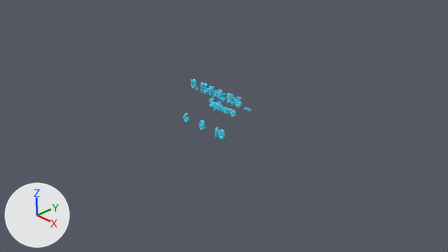
Before and after pictures for a commit that changed the Blender file raw/console_output.blend.
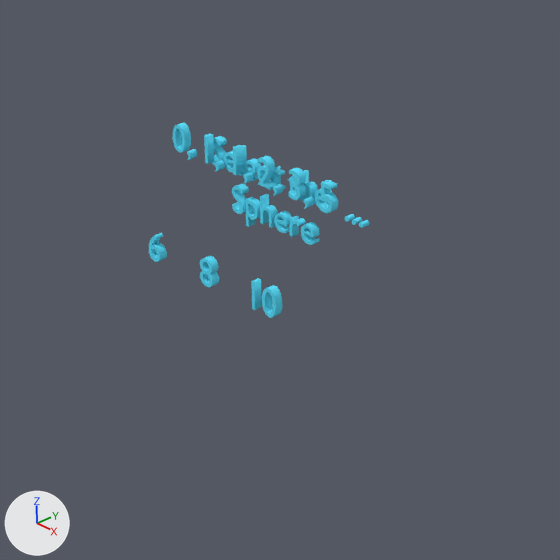
Old and new are each drawn from the file's camera 'Camera' and again close up on the part from 31% to 69% of the width and 16% to 85% of the height. Lighting does not change. The marker at lower left points along +X, +Y and +Z. The same objects are shown in both versions, whatever each file hides.

Names of what the first close-up shows: 'Failure', 'Failure.003', 'Success', 'Txt_Test_01', 'Txt_Test_01.002'.
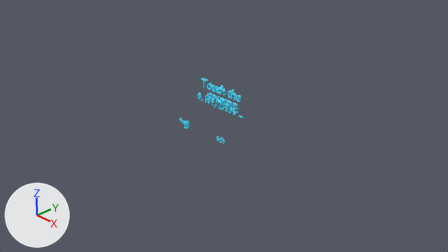
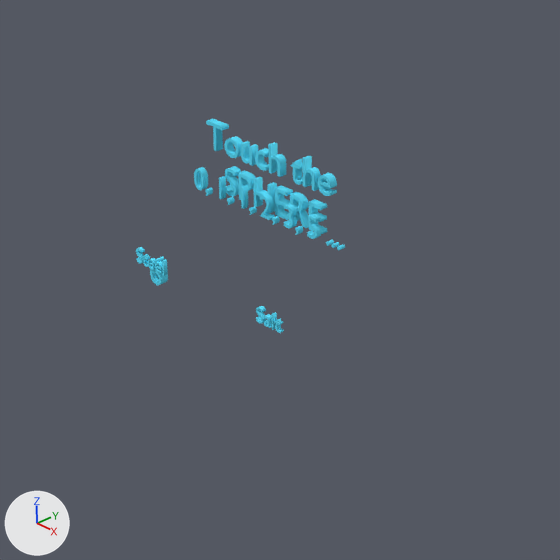
Where the change shows, as pixel boxes [x1, y1, x2, y2] in the close-ups (560 x 560 px):
'Txt_Test_01', text changed, moved
    before: [212, 136, 333, 245]
    after: [206, 119, 337, 234]
'Txt_Test_01.002', moved, rescaled (23% narrower, 21% shorter)
    before: [173, 123, 369, 228]
    after: [194, 167, 345, 250]
'Failure', reshaped, moved, rescaled (9% narrower, 32% shorter)
    before: [251, 278, 282, 318]
    after: [256, 306, 284, 333]
'Success', reshaped, moved, rescaled (65% wider, 9% shorter)
    before: [200, 256, 219, 287]
    after: [136, 247, 168, 275]
'Failure.003', moved
    before: [149, 233, 167, 262]
    after: [150, 256, 168, 285]

Edits to the bpy script that builds the scene:
```text
Change txt_holotext_002:
    txt_holotext_002.body: 'Select the \nSphere' -> 'Touch the \nSPHERE'
Add txt_holotext_047:
    txt_holotext_047 = bpy.data.curves.new('HoloText.047', 'FONT')
    txt_holotext_047.body = 'Salt'
    txt_holotext_047.materials.append(mat_hologram)  # cyan #5ee2ff
    txt_holotext_047.extrude = 0.1
    txt_holotext_047.align_x = 'CENTER'
Add txt_holotext_045:
    txt_holotext_045 = bpy.data.curves.new('HoloText.045', 'FONT')
    txt_holotext_045.body = 'Steel'
    txt_holotext_045.materials.append(mat_hologram)  # cyan #5ee2ff
    txt_holotext_045.extrude = 0.1
    txt_holotext_045.align_x = 'CENTER'
Change ob_failure_003:
    ob_failure_003.location: (-0.575, -0.186, 0.404) -> (-0.575, -0.186, 0.217)
Change ob_txt_test_01:
    ob_txt_test_01.location: (0.0, 0.422, 0.957) -> (0.0, 0.422, 1.07)
Change ob_txt_test_01_002:
    ob_txt_test_01_002.location: (0.0, 0.345, 0.993) -> (0.0, 0.345, 0.754)
    ob_txt_test_01_002.scale: (0.304, 0.304, 0.304) -> (0.236, 0.236, 0.236)
Change ob_success:
    ob_success: bpy.data.objects.new('Success', txt_holotext_005) -> bpy.data.objects.new('Success', txt_holotext_045)
    ob_success.location: (-0.013, -0.186, 0.404) -> (-0.616, -0.211, 0.331)
    ob_success.scale: (0.304, 0.304, 0.304) -> (0.167, 0.167, 0.167)
Change ob_failure:
    ob_failure: bpy.data.objects.new('Failure', txt_holotext_007) -> bpy.data.objects.new('Failure', txt_holotext_047)
    ob_failure.location: (0.543, -0.186, 0.404) -> (0.618, -0.211, 0.331)
    ob_failure.scale: (0.304, 0.304, 0.304) -> (0.167, 0.167, 0.167)
```
